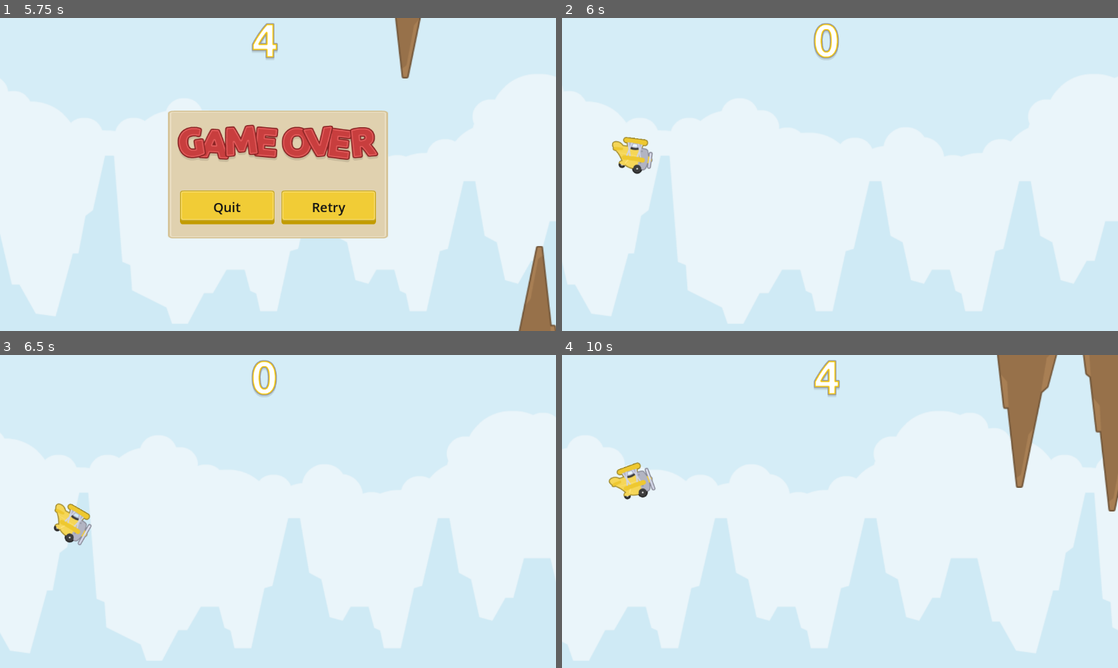
Above: before the commit, frames 1-4 (two rows, left to right).
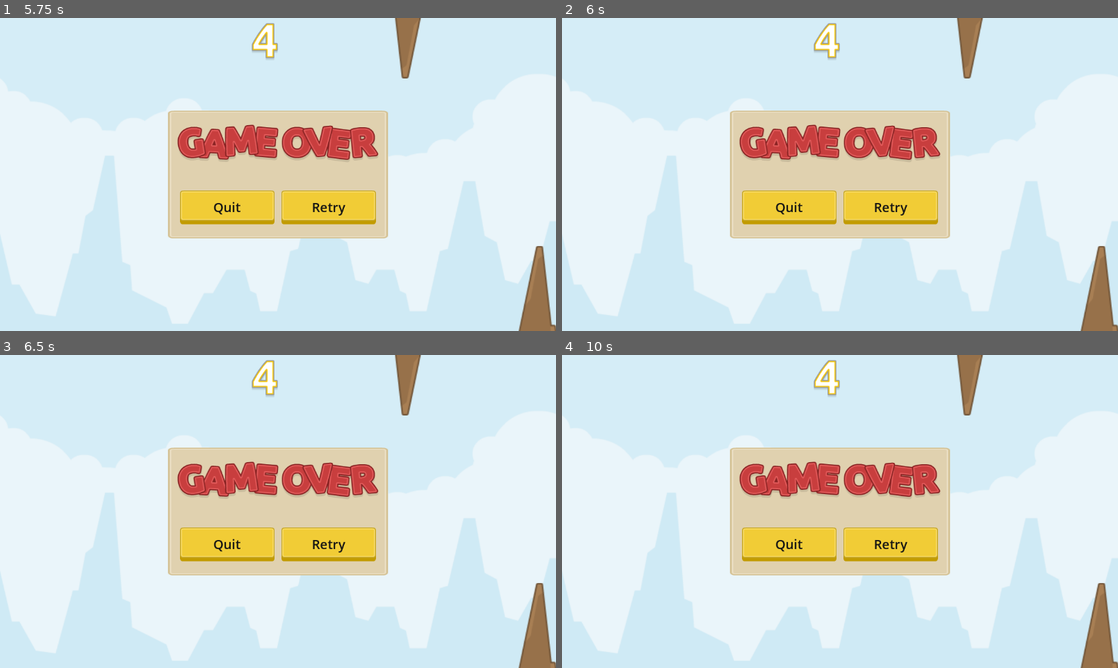
Above: after the commit, the same moments.

Repository: Liweimin0512/GodotTappyPlane
Game: Godot game, scene res://main.tscn
Two runs of this game, one before a commit and one after it. Both use one fixed random seed, a clock stepped at 60 frames per second and the inputs below.
Inputs (mouse positions are in pixels of both pictures, inside the frame that each line leads up to):
- Up to frame 1 (5.75 s): click "NewGame" at 0.5 s; tap Space (flap) at 1.52, 1.82, 2.27, 2.57, 3.77, 4.07, 4.52, 4.82, 5.27, 5.57 s
- Up to frame 2 (6 s): click (890, 205) at 5.75 s
- Up to frame 3 (6.5 s): no input
- Up to frame 4 (10 s): click (890, 542) at 6.52 s; click (890, 542) at 7.27 s; tap Space (flap) at 9.02, 9.32, 9.77 s

Frame 1 is identical in both runs. In frame 2, 22% of the frame differs, in the area x 0-100%, y 0-100%; in frame 3, 30%; in frame 4, 37%.
Error after the commit: Invalid access to property or key 'confirm_pressed' on a base object of type 'null instance'. (res://src/widgets/UILayer.gd:14)

Commit message:
update readme

Diff:
--- a/main.tscn
+++ b/main.tscn
@@ -27,9 +27,21 @@
 [node name="MenuForm" parent="UILayer" instance=ExtResource("4_n3seh")]
 unique_name_in_owner = true
 
-[node name="w_settings" parent="UILayer" instance=ExtResource("6_vs6ic")]
+[node name="w_settings_popup" parent="UILayer" instance=ExtResource("6_vs6ic")]
 unique_name_in_owner = true
 visible = false
+
+[node name="w_name_input_popup" type="Control" parent="UILayer"]
+layout_mode = 3
+anchors_preset = 0
+offset_right = 40.0
+offset_bottom = 40.0
+
+[node name="w_leaderboard_popup" type="Control" parent="UILayer"]
+layout_mode = 3
+anchors_preset = 0
+offset_right = 40.0
+offset_bottom = 40.0
 
 [node name="AudioStreamPlayer" type="AudioStreamPlayer" parent="."]
 unique_name_in_owner = true
Not shown, changed: README.md
